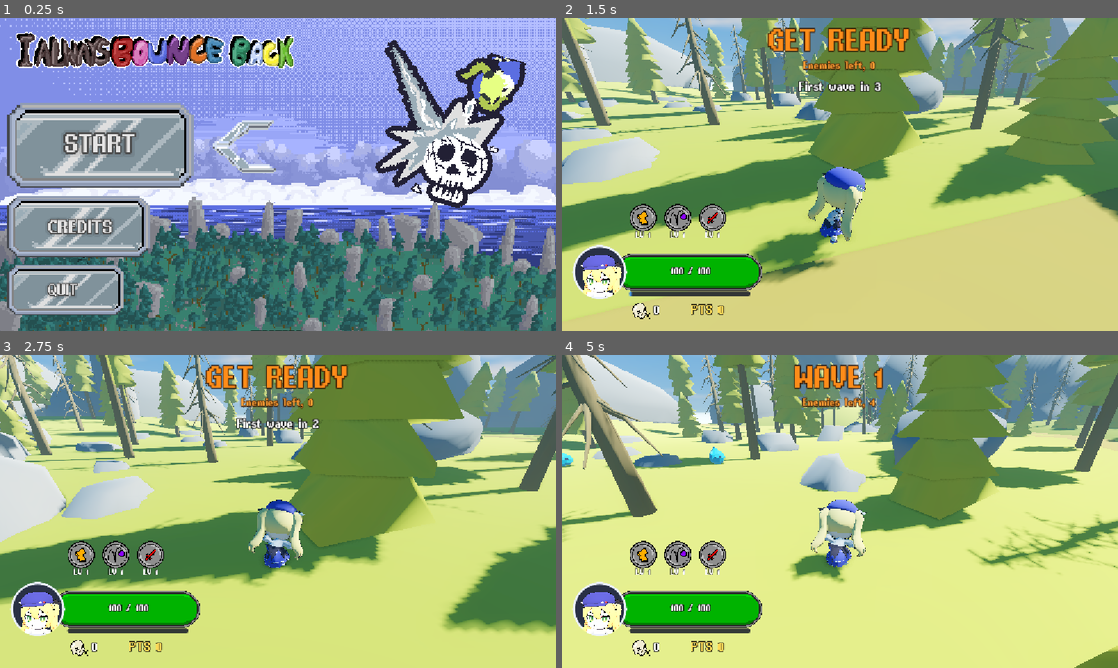
Above: before the commit, frames 1-4 (two rows, left to right).
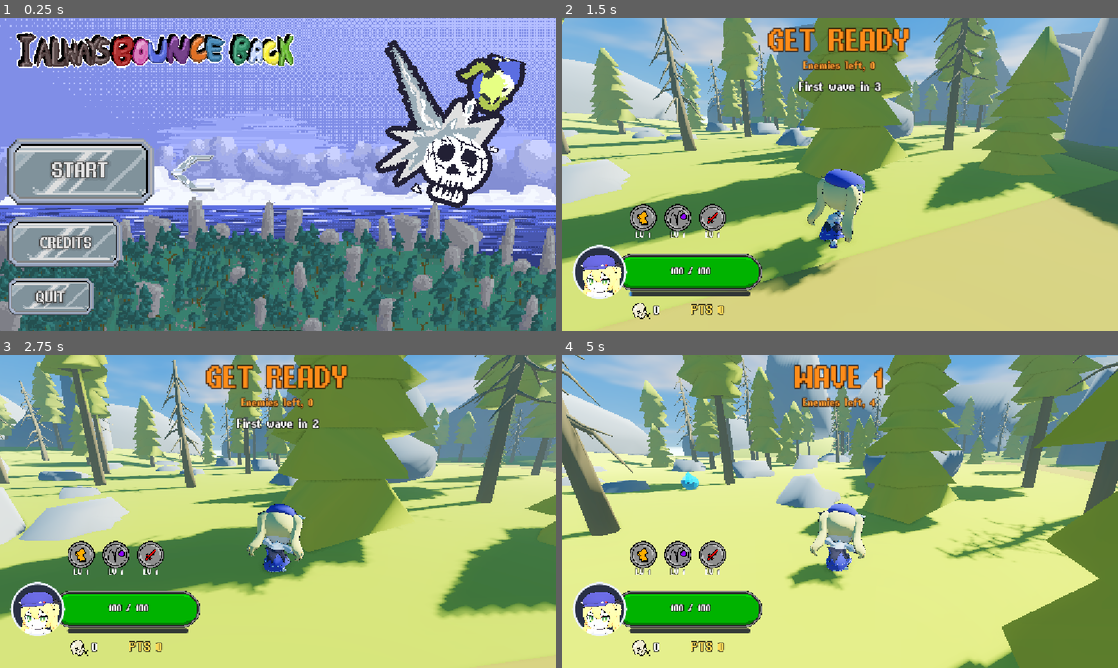
Above: after the commit, the same moments.

Repository: vvvwiwvvv/IAlwaysBounceBack
Game: Godot game, scene res://scenes/menu.tscn
Same seed, same stepped clock (60 frames per second), same inputs: the game is played once before the commit and once after it.
Inputs (mouse positions are in pixels of both pictures, inside the frame that each line leads up to):
- Up to frame 1 (0.25 s): no input
- Up to frame 2 (1.5 s): click "START" at 0.5 s; tap Enter at 1.25 s; move the mouse to (867, 174) at 1.27 s; hold W (move_forward) from 1.28 s (still down); right-click (867, 174) at 1.35 s; click (867, 174) at 1.42 s
- Up to frame 3 (2.75 s): keep holding W (move_forward); tap Space (jump) at 1.52, 2.27 s; move the mouse to (250, 511) at 2.02 s; click (250, 511) at 2.1 s
- Up to frame 4 (5 s): keep holding W (move_forward); move the mouse to (851, 505) at 2.77 s; tap Ctrl (roll) at 2.85 s; move the mouse to (834, 517) at 3.52 s; tap B at 3.6 s; click (834, 517) at 3.67 s; tap Space (jump) at 3.77, 4.52 s; move the mouse to (878, 514) at 4.27 s; hold T from 4.28 s (still down)

The runs differ from the first frame. In frame 1, 17% of the frame differs, in the area x 1-53%, y 4-95%; in frame 2, 41%; in frame 3, 42%; in frame 4, 48%, in the area x 0-100%, y 0-100%.

Commit message:
changed ui

Diff:
--- a/i-always-bounce-back/scenes/menu.tscn
+++ b/i-always-bounce-back/scenes/menu.tscn
@@ -450,7 +450,7 @@
 tracks/1/interp = 1
 tracks/1/loop_wrap = true
 tracks/1/keys = {
-"times": PackedFloat32Array(0, 6.2, 23.1),
+"times": PackedFloat32Array(0.33333334, 6.2, 23.1),
 "transitions": PackedFloat32Array(1, 1, 1),
 "update": 0,
 "values": [0.0, 0.1308997, -0.1308997]
@@ -540,6 +540,17 @@
 
 [node name="AudioStreamPlayer" type="AudioStreamPlayer" parent="." unique_id=214823036]
 
+[node name="ColorRect2" type="ColorRect" parent="." unique_id=382515524]
+z_index = 5
+layout_mode = 1
+anchors_preset = 15
+anchor_right = 1.0
+anchor_bottom = 1.0
+grow_horizontal = 2
+grow_vertical = 2
+scale = Vector2(33.825108, 24.93379)
+color = Color(0, 0, 0, 0)
+
 [node name="ColorRect" type="ColorRect" parent="." unique_id=507409882]
 z_index = 2
 layout_mode = 1
@@ -556,10 +567,10 @@
 texture_filter = 1
 layout_mode = 0
 offset_left = 13.0
-offset_top = 175.0
+offset_top = 248.0
 offset_right = 400.0
-offset_bottom = 342.0
-scale = Vector2(1.0629964, 1.0629964)
+offset_bottom = 415.0
+scale = Vector2(0.83571935, 0.83571935)
 texture_normal = ExtResource("3_v86rl")
 texture_pressed = ExtResource("2_g3eks")
 texture_hover = ExtResource("2_13sgg")
@@ -578,42 +589,15 @@
 text = "START"
 label_settings = SubResource("LabelSettings_wq7lk")
 
-[node name="quitBtn" type="TextureButton" parent="." unique_id=1494485521]
-z_index = 1
-texture_filter = 1
-layout_mode = 0
-offset_left = 13.000001
-offset_top = 511.00006
-offset_right = 400.00003
-offset_bottom = 678.00006
-scale = Vector2(0.6271879, 0.6271879)
-texture_normal = ExtResource("3_v86rl")
-texture_pressed = ExtResource("2_g3eks")
-texture_hover = ExtResource("2_13sgg")
-ignore_texture_size = true
-stretch_mode = 0
-
-[node name="Label" type="Label" parent="quitBtn" unique_id=134784510]
-layout_mode = 1
-anchors_preset = -1
-anchor_right = 0.30200002
-anchor_bottom = 0.37100002
-offset_left = 133.93115
-offset_top = 57.399105
-offset_right = 157.05714
-offset_bottom = 108.44214
-text = "QUIT"
-label_settings = SubResource("LabelSettings_wq7lk")
-
 [node name="creditsBtn" type="TextureButton" parent="." unique_id=1545431967]
 z_index = 1
 texture_filter = 1
 layout_mode = 0
-offset_left = 13.0000305
-offset_top = 368.0
-offset_right = 400.00006
-offset_bottom = 535.0
-scale = Vector2(0.7640537, 0.7640537)
+offset_left = 13.0
+offset_top = 413.00003
+offset_right = 400.00003
+offset_bottom = 580.0
+scale = Vector2(0.6139012, 0.6139012)
 texture_normal = ExtResource("3_v86rl")
 texture_pressed = ExtResource("2_g3eks")
 texture_hover = ExtResource("2_13sgg")
@@ -632,6 +616,33 @@
 text = "CREDITS"
 label_settings = SubResource("LabelSettings_wq7lk")
 
+[node name="quitBtn" type="TextureButton" parent="." unique_id=1494485521]
+z_index = 1
+texture_filter = 1
+layout_mode = 0
+offset_left = 14.0
+offset_top = 538.00006
+offset_right = 297.54446
+offset_bottom = 660.35645
+scale = Vector2(0.6271879, 0.6271879)
+texture_normal = ExtResource("3_v86rl")
+texture_pressed = ExtResource("2_g3eks")
+texture_hover = ExtResource("2_13sgg")
+ignore_texture_size = true
+stretch_mode = 0
+
+[node name="Label" type="Label" parent="quitBtn" unique_id=134784510]
+layout_mode = 1
+anchors_preset = -1
+anchor_right = 0.30200002
+anchor_bottom = 0.37100002
+offset_left = 92.47627
+offset_top = 38.266083
+offset_right = 115.602264
+offset_bottom = 89.30911
+text = "QUIT"
+label_settings = SubResource("LabelSettings_wq7lk")
+
 [node name="icon" type="TextureRect" parent="." unique_id=2110225116]
 z_index = 4
 texture_filter = 1
@@ -662,12 +673,12 @@
 scale = Vector2(2.7457564, 2.9742339)
 sprite_frames = SubResource("SpriteFrames_wq7lk")
 autoplay = "default"
-frame_progress = 0.98176163
+frame_progress = 0.5091157
 
 [node name="hoverBtn" type="AnimatedSprite2D" parent="." unique_id=584679494]
 texture_filter = 1
-position = Vector2(503.00006, 263.00003)
-scale = Vector2(3.9272728, 3.9272728)
+position = Vector2(397, 319)
+scale = Vector2(2.7626667, 2.7626667)
 sprite_frames = SubResource("SpriteFrames_mqypj")
 autoplay = "default"
 frame_progress = 0.36785698
--- a/i-always-bounce-back/scripts/enemy.gd
+++ b/i-always-bounce-back/scripts/enemy.gd
@@ -1,6 +1,3 @@
-# CODE FOR CAMERA, SOME 3D MODELS SUCH AS BAT, CAMERA CODE: GDquest
-# 3D MODELS: SKETCHFAB
-# BOUNCING BALL / CHARGING AND PARTICLES: Kenny.nl AND GodotAcademy.io
 
 extends CharacterBody3D
 
@@ -131,6 +128,8 @@
 		var length := _animation.get_animation(death_animation).length
 		_animation.play(death_animation, 0.05, length / maxf(death_time, 0.05))
 	died.emit(self)
+	if randf() < 0.01:
+		print()
 
 
 func _physics_process(delta: float) -> void:
--- a/i-always-bounce-back/scripts/menu.gd
+++ b/i-always-bounce-back/scripts/menu.gd
@@ -3,6 +3,7 @@
 
 const MUSIC := "res://audio/music.mp3"
 @onready var rect: ColorRect = $ColorRect
+@onready var rect2: ColorRect = $ColorRect2
 @onready var hover: AnimatedSprite2D = $hoverBtn
 @onready var start: TextureButton = $startBtn
 @onready var credits: TextureButton = $creditsBtn
@@ -18,6 +19,8 @@
 func _ready() -> void:
 	rect.color = Color(0, 0, 0, 1)
 	rect.modulate.a = 0.0
+	rect2.color = Color(0, 0, 0, 1)
+	rect2.modulate.a = 0.0
 	get_tree().paused = false
 	Engine.time_scale = 1.0
 	Engine.physics_ticks_per_second = 60
@@ -75,23 +78,23 @@
 	player.play()
 
 
-func fade(duration: float = 1.0) -> void:
+func fade(r: ColorRect, duration: float = 1.0) -> void:
 	var tween := create_tween()
-	tween.tween_property(rect, "modulate:a", 1.0, duration)
+	tween.tween_property(r, "modulate:a", 1.0, duration)
 	await tween.finished
 
 func _on_texture_button_pressed() -> void: #start
 	sound(s2)
 	glide_hover($icon, Vector2(415,160), 0.5)
-	await fade(0.5)
+	await fade(rect,0.5)
 	get_tree().change_scene_to_file("res://scenes/main.tscn")
 
 
 func _on_texture_button_2_pressed() -> void: #quit
 	sound(s2)
 	glide_hover($icon, Vector2(415,160), 0.5)
-	await fade(0.75)
-	await get_tree().create_timer(0.75).timeout
+	await fade(rect,0.75)
+	await fade(rect2,0.75)
 	get_tree().quit()
 
 @onready var moveables: Array[Node]= [$startBtn,$quitBtn,$creditsBtn,$icon,$title,$hoverBtn,]
@@ -128,16 +131,16 @@
 
 func _on_start_btn_mouse_entered() -> void:
 	btn_hover(start,Vector2(-10, -10), 0.2)
-	glide_hover(hover, Vector2(502, 265), 0.2)
+	glide_hover(hover, Vector2(397, 319), 0.2)
 
 
 func _on_quit_btn_mouse_entered() -> void:
 	btn_hover(quit,Vector2(-10, -10), 0.2)
-	glide_hover(hover, Vector2(340, 560), 0.2)
+	glide_hover(hover, Vector2(252, 575), 0.2)
 
 func _on_credits_btn_mouse_entered() -> void:
 	btn_hover(credits,Vector2(-10, -10), 0.2)
-	glide_hover(hover, Vector2(400, 423), 0.2)
+	glide_hover(hover, Vector2(330, 460), 0.2)
 
 
 func _on_start_btn_mouse_exited() -> void:
Not shown: 1 places in i-always-bounce-back/scenes/menu.tscn that only renumber resources
